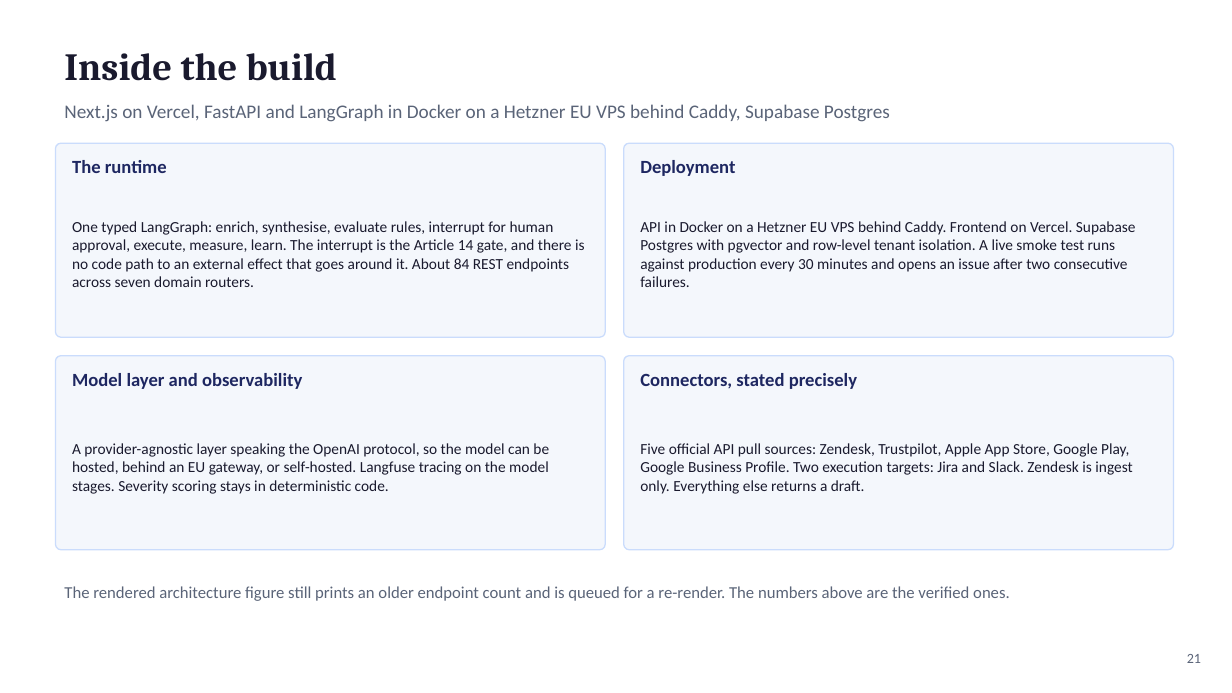
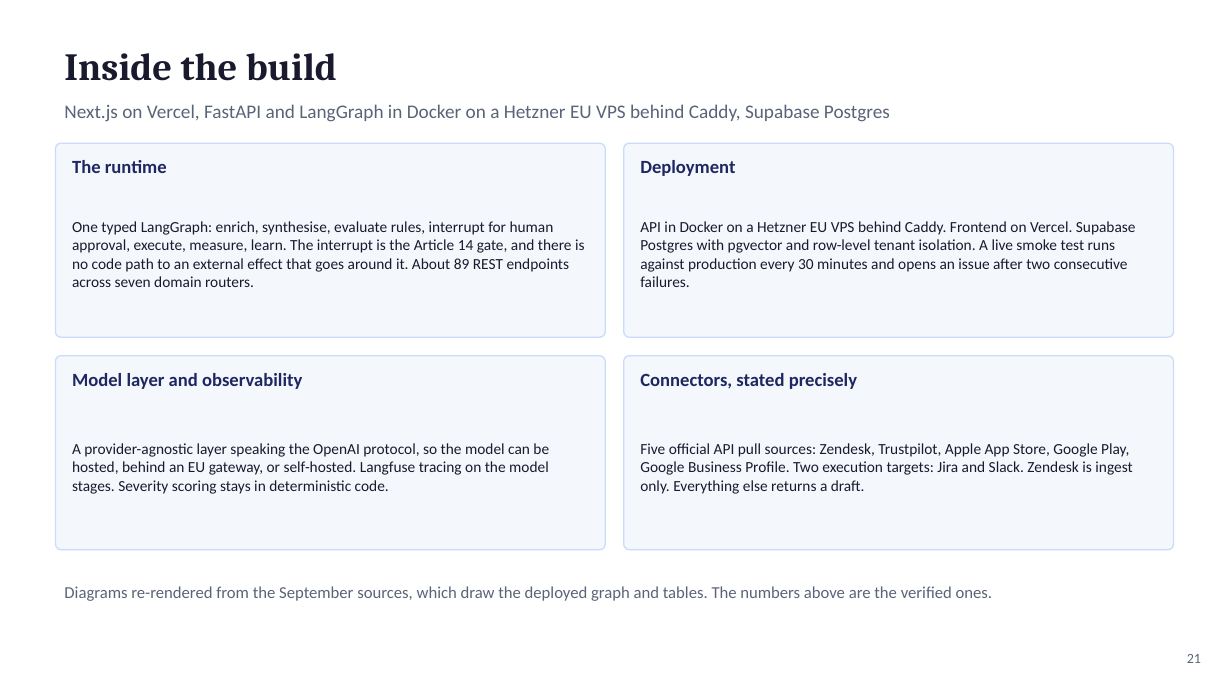
Before and after one commit to fogu13/CLARA, a slide deck: slide 21 of thesis/defense/defense_deck.pptx. Drawn at 1232x693 pixels with LibreOffice and Linux fonts; fonts in the diff are those of the drawing. Boxes give left, top, right and bottom in pixels: in the first picture for what was removed or moved away, otherwise in the second. Text is boxed around its words. In the diff, an @@ line names an element or a change of style, - is before the commit and + after.

```diff
--- a/thesis/defense/defense_deck.pptx
+++ b/thesis/defense/defense_deck.pptx
@@ text at box(72, 221, 585, 287): text changed @@
-One typed LangGraph: enrich, synthesise, evaluate rules, interrupt for human approval, execute, measure, learn. The interrupt is the Article 14 gate, and there is no code path to an external effect that goes around it. About 84 REST endpoints across seven domain routers.
+One typed LangGraph: enrich, synthesise, evaluate rules, interrupt for human approval, execute, measure, learn. The interrupt is the Article 14 gate, and there is no code path to an external effect that goes around it. About 89 REST endpoints across seven domain routers.
@@ text at box(64, 586, 993, 601): text changed @@
-The rendered architecture figure still prints an older endpoint count and is queued for a re-render. The numbers above are the verified ones.
+Diagrams re-rendered from the September sources, which draw the deployed graph and tables. The numbers above are the verified ones.
```
Also in this commit, not shown: 4 other slides changed, 23 other files.
